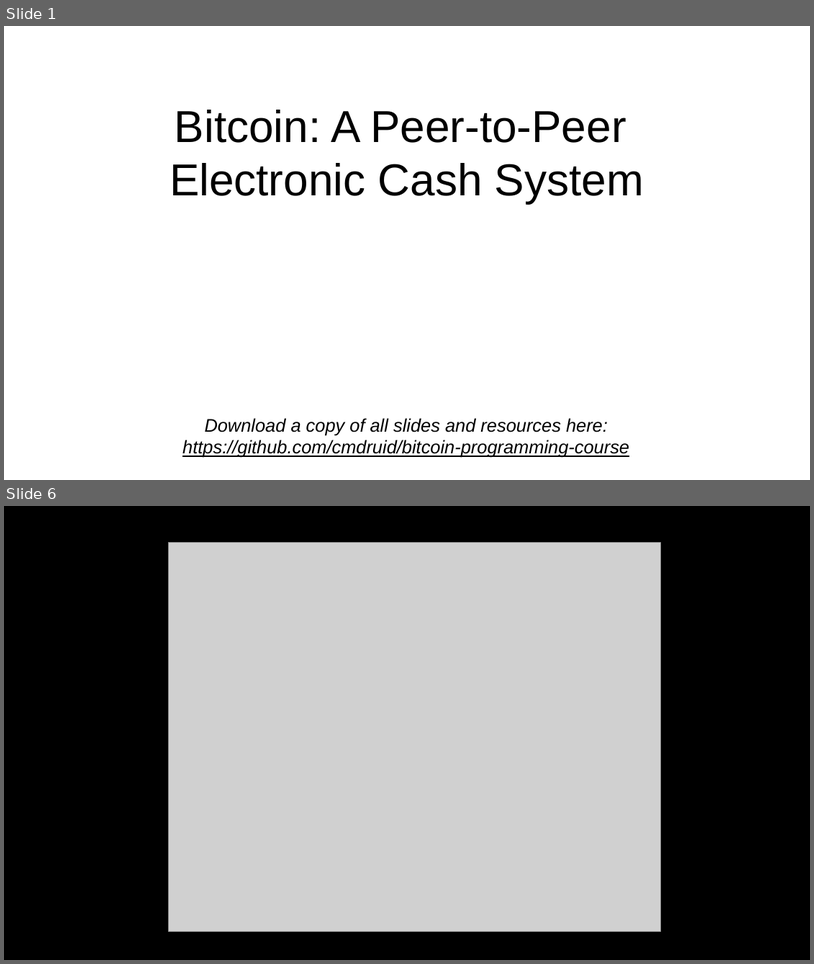
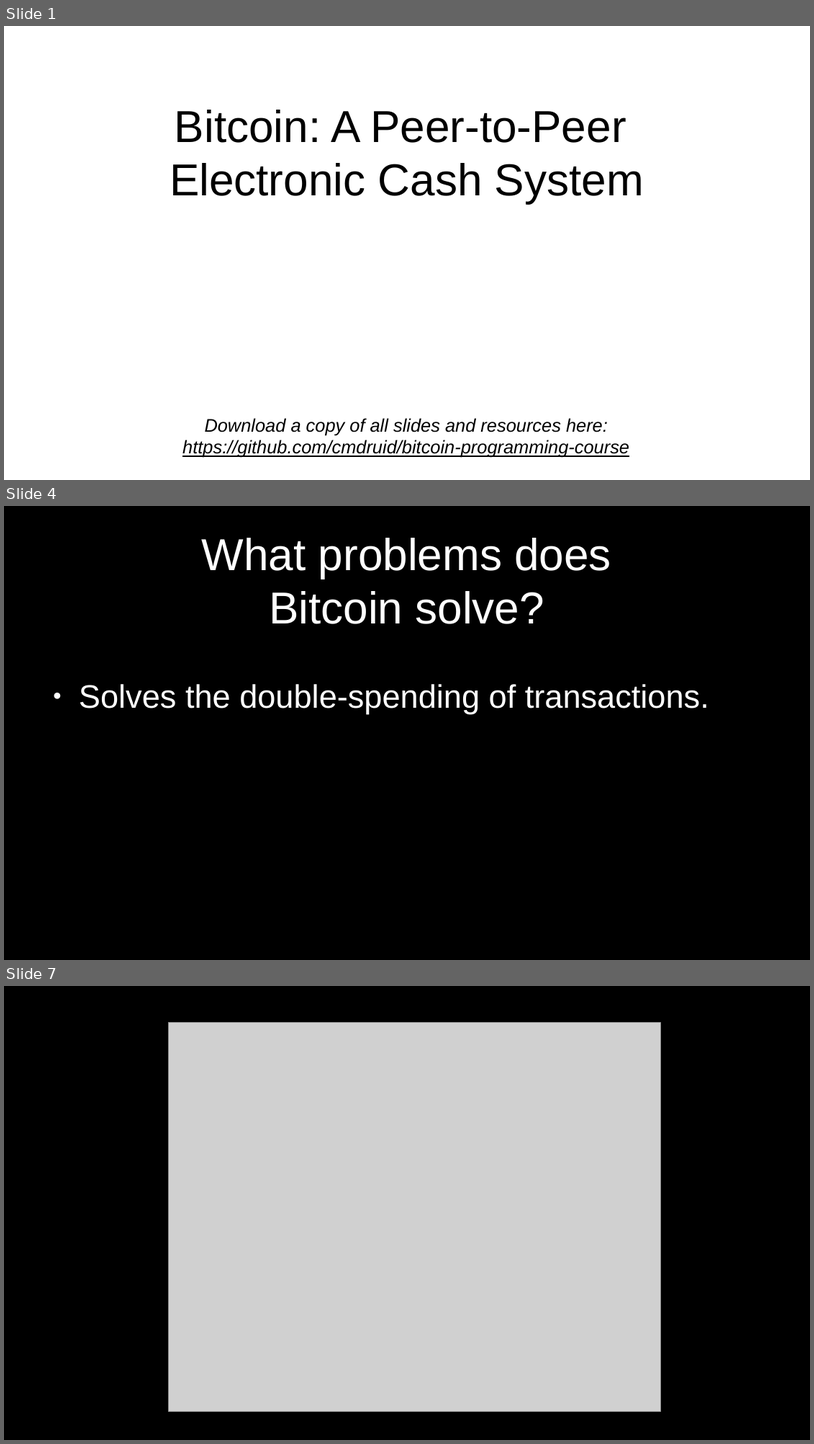
Before and after one commit to cmdruid/bitcoin-programming, a slide deck: slides/bitcoin-whitepaper-review.odp. Shown one above the other, each under a label of ours: slides 1 and 6 before the commit, slides 1, 4 and 7 after it; the slides between them are not shown. The pictures are 814x964 and 814x1444 pixels, drawn with LibreOffice and Linux fonts; fonts in the diff are those of the drawing; grey boxes stand for pictures. Boxes give left, top, right and bottom in pixels: in the first picture for what was removed or moved away, otherwise in the second. Text is boxed around its words. In the diff, an @@ line names an element or a change of style, - is before the commit and + after.

```diff
--- a/slides/bitcoin-whitepaper-review.odp
+++ b/slides/bitcoin-whitepaper-review.odp
@@ slide 4 added at (4, 506, 810, 960), background #000000 @@
@@ title added at (202, 538, 612, 624), 44 pt, text #FFFFFF @@
+What problems does
+Bitcoin solve?
@@ text added at (79, 684, 710, 714), 32 pt, text #FFFFFF @@
+● Solves the double-spending of transactions.
@@ what was slide 6 is now slide 7 @@
```
Also in this commit, not shown: 7 slides changed, 2 other slides added, 1 slide removed.
